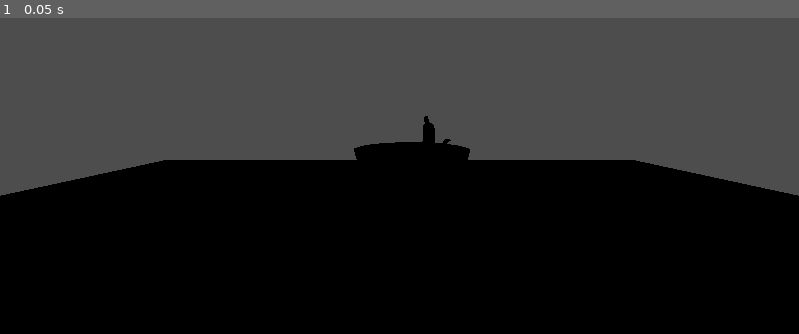
Above: before the commit, frame 1.
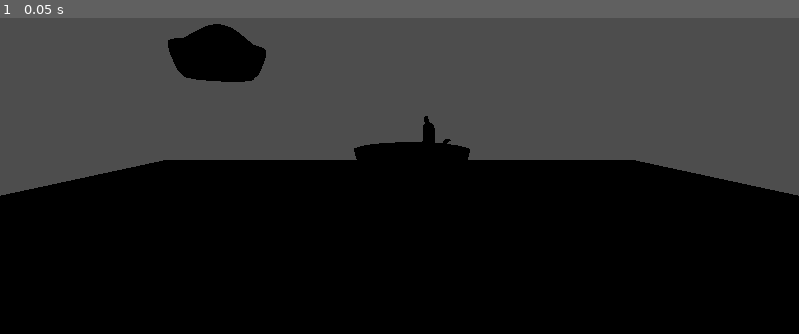
Above: after the commit, the same moment.

Repository: Rezix15/GE1-2023Assignment1
Game: Godot game, scene res://mainLevel.tscn
Two runs of this game, one before a commit and one after it. Both use one fixed random seed, a clock stepped at 60 frames per second and the inputs below.
Inputs:
- Up to frame 1 (0.05 s): no input

The runs differ from the first frame. In frame 1, 1.7% of the frame differs, in the area x 21-34%, y 1-21%.

Commit message:
Added in the flour object from blender

Diff:
--- a/mainLevel.tscn
+++ b/mainLevel.tscn
@@ -1,6 +1,7 @@
-[gd_scene load_steps=11 format=3 uid="uid://cbrr130fydhu"]
+[gd_scene load_steps=13 format=3 uid="uid://cbrr130fydhu"]
 
 [ext_resource type="PackedScene" uid="uid://h340ysx7q8wg" path="res://Models/ButterTray.glb" id="1_n36hg"]
+[ext_resource type="PackedScene" uid="uid://cfpwcdn41ag3u" path="res://Models/Flour.glb" id="2_ba0le"]
 [ext_resource type="PackedScene" uid="uid://brq6ke16nmvnk" path="res://Models/Butter.glb" id="2_gmn3c"]
 [ext_resource type="PackedScene" uid="uid://bckjw5wgi2qrf" path="res://Models/ButterLid.glb" id="3_1xx6e"]
 [ext_resource type="PackedScene" uid="uid://s5vv8v2qryfh" path="res://Models/ButterKnife.glb" id="4_y5i5f"]
@@ -15,6 +16,8 @@
 [sub_resource type="BoxShape3D" id="BoxShape3D_nn4qn"]
 
 [sub_resource type="BoxShape3D" id="BoxShape3D_m6n55"]
+
+[sub_resource type="BoxShape3D" id="BoxShape3D_5lft3"]
 
 [node name="Node3D" type="Node3D"]
 
@@ -38,6 +41,16 @@
 [node name="CollisionShape3D" type="CollisionShape3D" parent="ButterTray/StaticBody3D"]
 shape = SubResource("BoxShape3D_m6n55")
 
+[node name="Flour" parent="." instance=ExtResource("2_ba0le")]
+transform = Transform3D(5, 0, 0, 0, 5, 0, 0, 0, 5, -5.98233, 4.69164, 1.81068)
+
+[node name="RigidBody3D" type="RigidBody3D" parent="Flour"]
+transform = Transform3D(1, 0, 0, 0, 1, 0, 0, 0, 1, 0.0562992, 0.191511, 0)
+
+[node name="CollisionShape3D" type="CollisionShape3D" parent="Flour/RigidBody3D"]
+transform = Transform3D(0.4, 0, 0, 0, 0.4, 0, 0, 0, 0.4, 0, 0, 0)
+shape = SubResource("BoxShape3D_5lft3")
+
 [node name="Butter" parent="." instance=ExtResource("2_gmn3c")]
 transform = Transform3D(1, 0, 0, 0, 1, 0, 0, 0, 1, 4.98593, 0.587098, 3.48703)
 
Binary file added: Models/Flour.glb
Not shown, added: Models/Flour.glb.import
